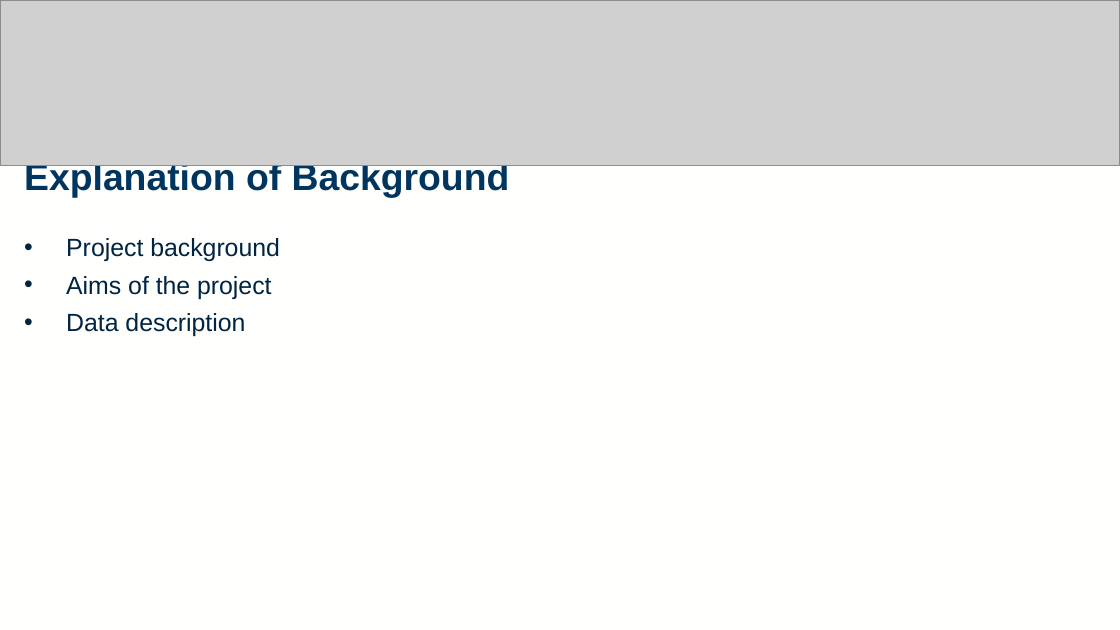
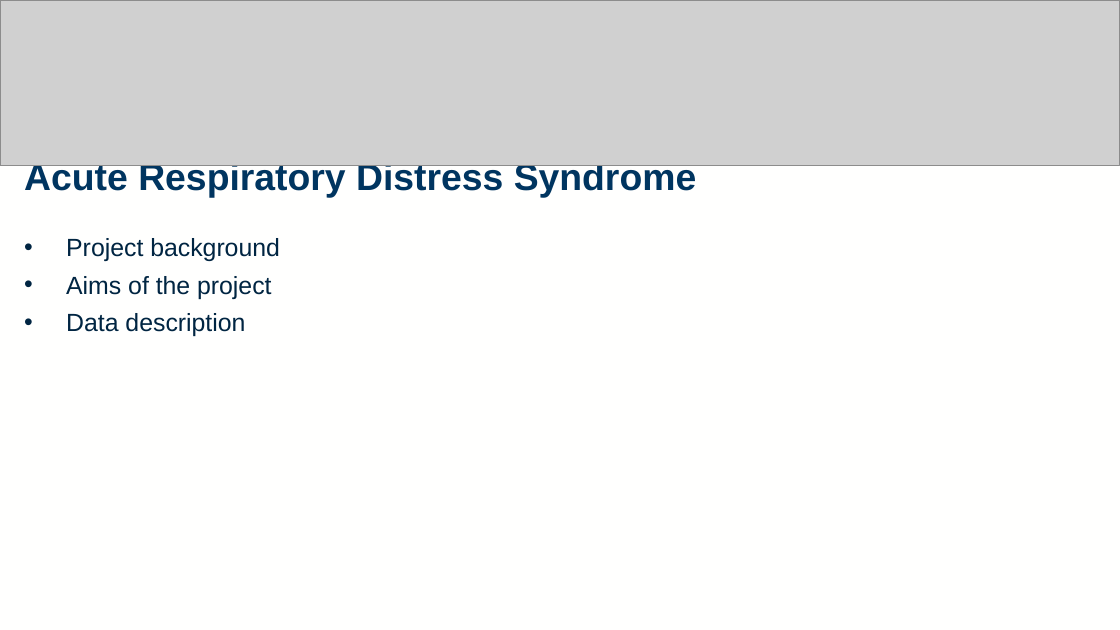
Before and after one commit to rtedwards/ARDS-classification, a slide deck: slide 3 of viva/viva_2416963E.pptx. Drawn at 1120x630 pixels with LibreOffice and Linux fonts; fonts in the diff are those of the drawing; grey boxes stand for pictures. Boxes give left, top, right and bottom in pixels: in the first picture for what was removed or moved away, otherwise in the second. Text is boxed around its words. In the diff, an @@ line names an element or a change of style, - is before the commit and + after.

```diff
--- a/viva/viva_2416963E.pptx
+++ b/viva/viva_2416963E.pptx
@@ text at [24, 160, 697, 197]: text changed @@
-Explanation of Background
+Acute Respiratory Distress Syndrome
```
Also in this commit, not shown: 2 other slides changed, 1 slide added, 8 other files.
